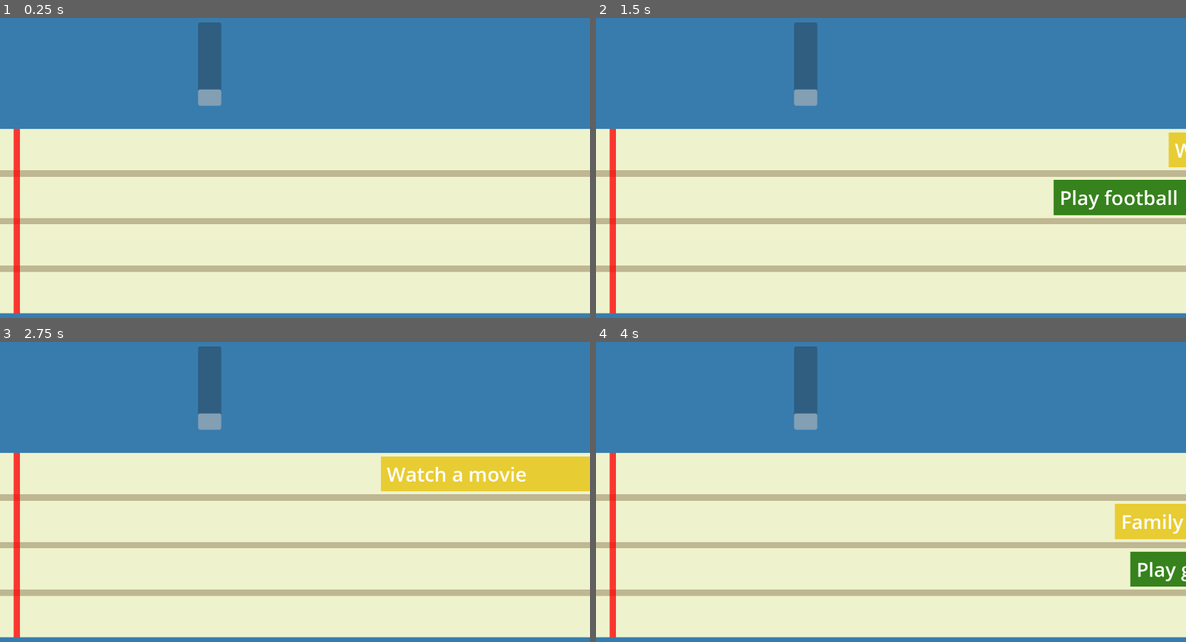
Above: before the commit, frames 1-4 (two rows, left to right).
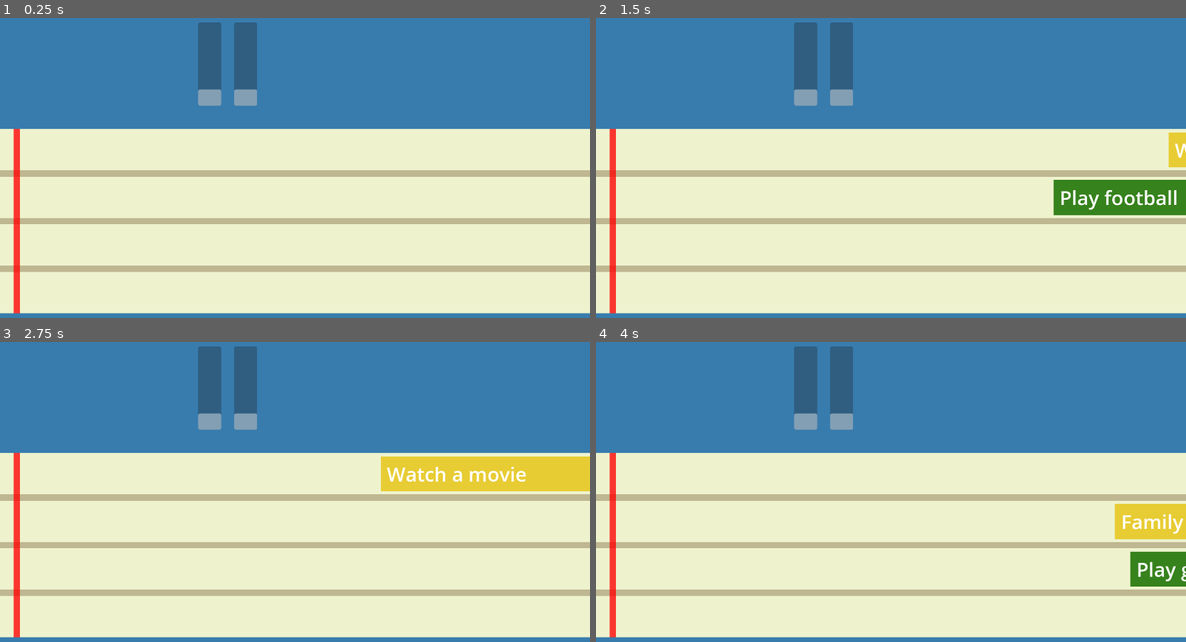
Above: after the commit, the same moments.

Repository: NOM1989/CalendarQuest
Game: Godot game, scene res://Scenes/main.tscn
The game is run twice, just before and just after one commit, with the same random seed, the same clock (stepped at 60 frames per second) and the same inputs.
Inputs (mouse positions are in pixels of both pictures, inside the frame that each line leads up to):
- Up to frame 1 (0.25 s): no input
- Up to frame 2 (1.5 s): tap Enter at 0.5 s; tap Space (Spawn) at 0.6, 1.35 s
- Up to frame 3 (2.75 s): click (483, 522) at 2 s
- Up to frame 4 (4 s): click (1079, 474) at 2.75 s; tap Space (Spawn) at 3.5, 3.6 s

The runs differ from the first frame. In frame 1, 1.1% of the frame differs, in the area x 39-44%, y 1-30%; in frame 2, 1.1%; in frame 3, 1.1%; in frame 4, 1.1%.

Commit message:
Double progress bars

Diff:
--- a/Scenes/main.tscn
+++ b/Scenes/main.tscn
@@ -35,6 +35,21 @@
 show_percentage = false
 
 [node name="TextureProgressBar" type="TextureProgressBar" parent="Stats/family"]
+layout_mode = 0
+offset_right = 40.0
+offset_bottom = 40.0
+
+[node name="family2" type="ProgressBar" parent="Stats"]
+offset_left = 139.0
+offset_top = -14.0
+offset_right = 214.0
+offset_bottom = 257.0
+theme = SubResource("Theme_qud1l")
+value = 18.26
+fill_mode = 3
+show_percentage = false
+
+[node name="TextureProgressBar" type="TextureProgressBar" parent="Stats/family2"]
 layout_mode = 0
 offset_right = 40.0
 offset_bottom = 40.0
